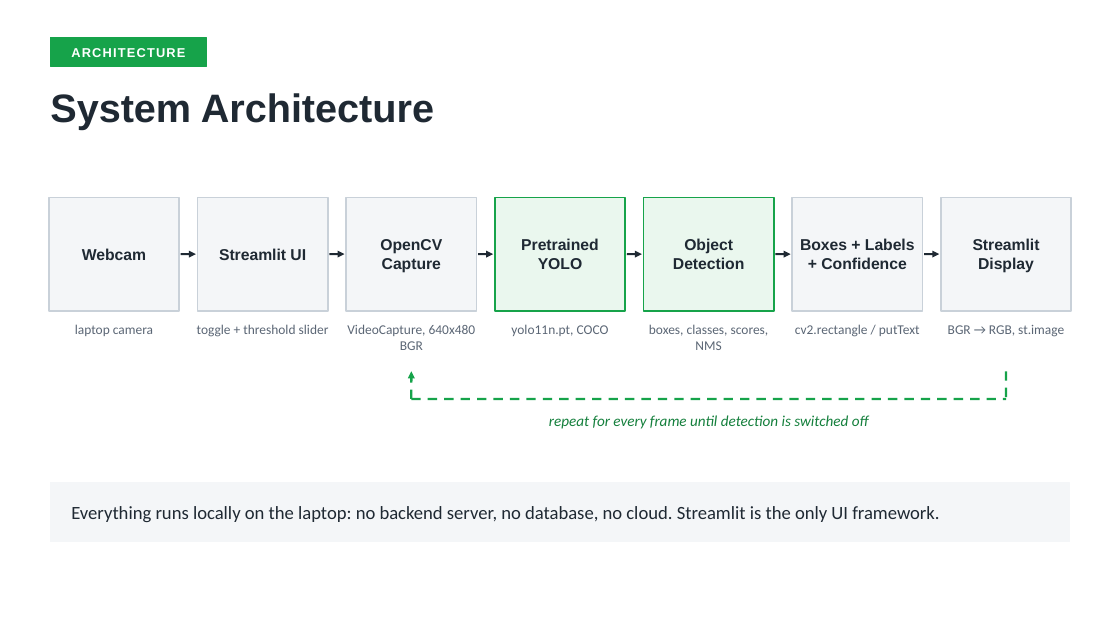
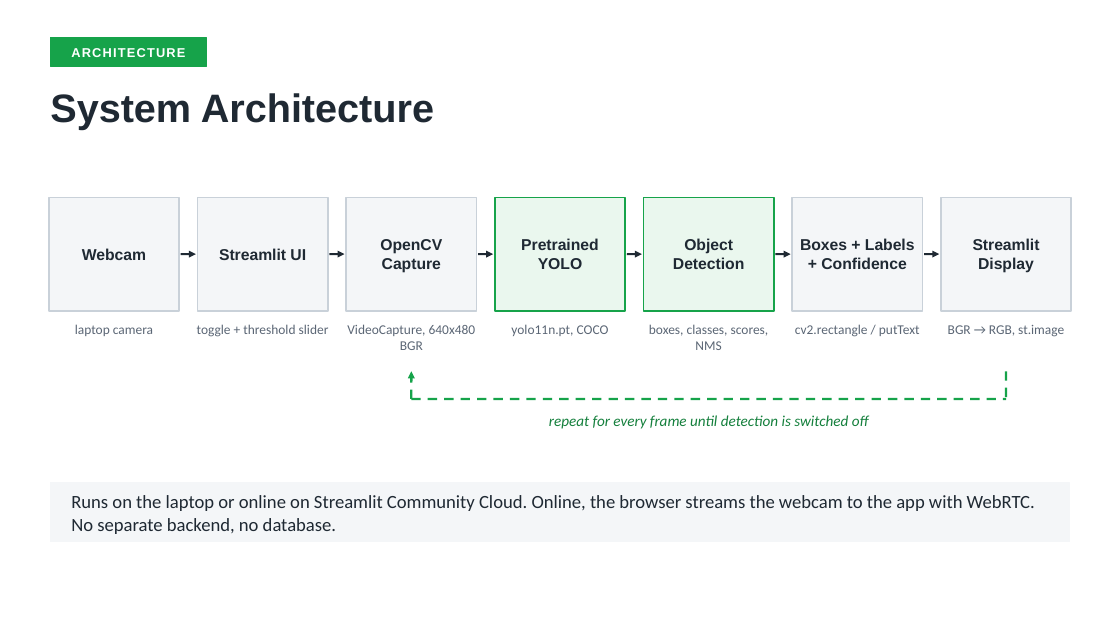
Before and after one commit to smitthakkar11/Real-Time-Object-Detection-YOLO, a slide deck: slide 7 of presentation/project_presentation.pptx. Drawn at 1120x630 pixels with LibreOffice and Linux fonts; fonts in the diff are those of the drawing. Boxes give left, top, right and bottom in pixels: in the first picture for what was removed or moved away, otherwise in the second. Text is boxed around its words. In the diff, an @@ line names an element or a change of style, - is before the commit and + after.

```diff
--- a/presentation/project_presentation.pptx
+++ b/presentation/project_presentation.pptx
@@ text at (x1=71, y1=495, x2=1035, y2=534): text changed @@
-Everything runs locally on the laptop: no backend server, no database, no cloud. Streamlit is the only UI framework.
+Runs on the laptop or online on Streamlit Community Cloud. Online, the browser streams the webcam to the app with WebRTC. No separate backend, no database.
```
Also in this commit, not shown: 6 other slides changed, 5 other files.
